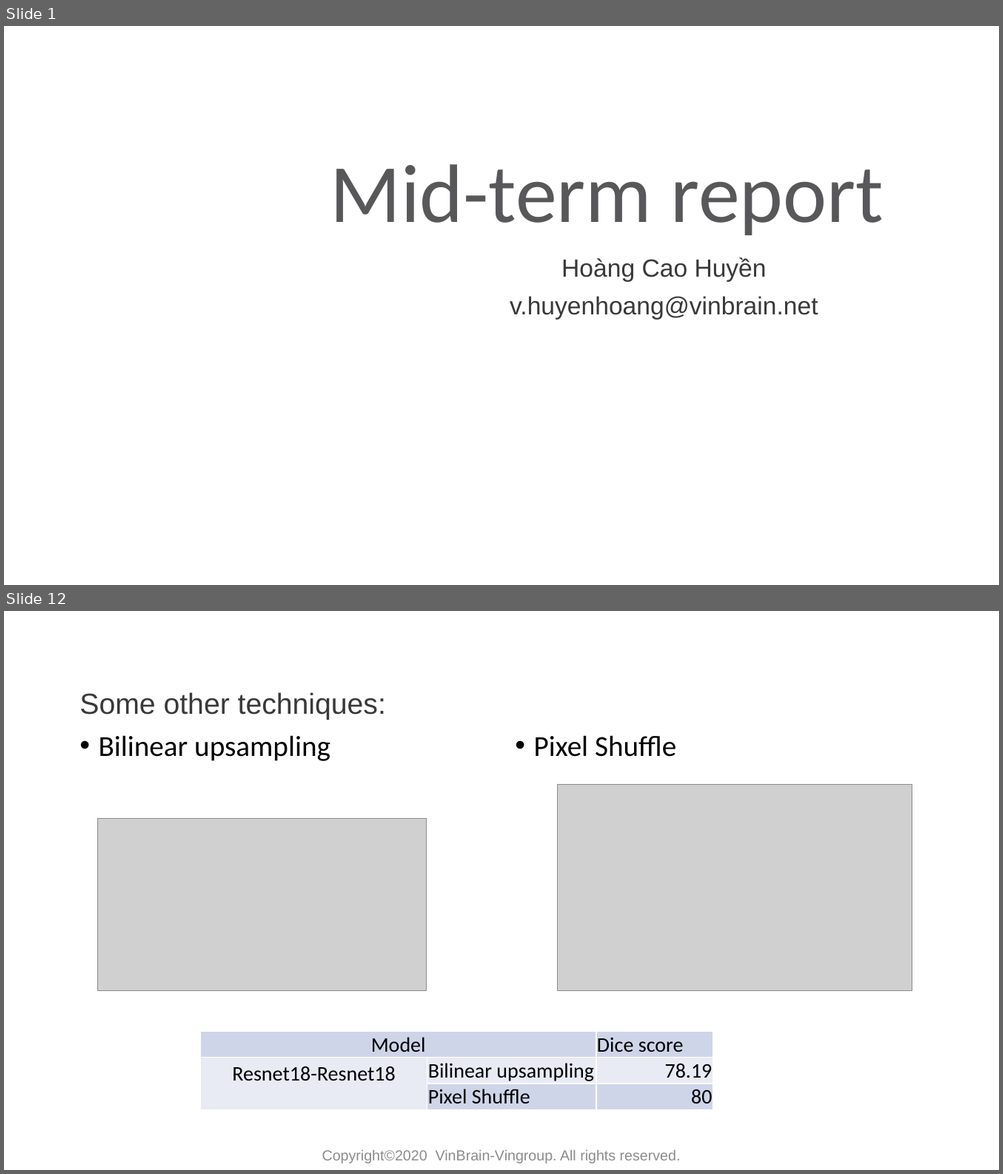
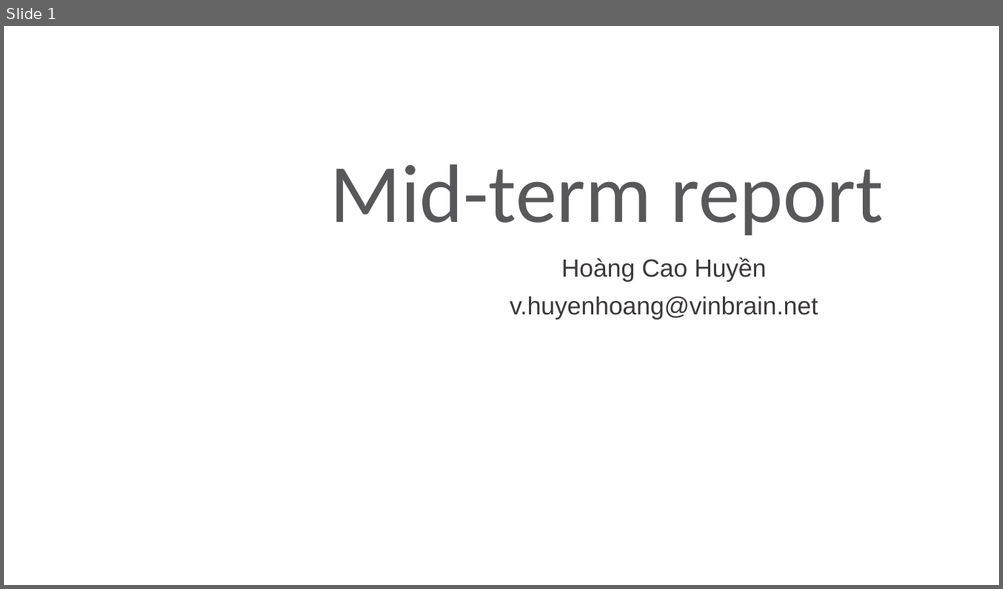
Before and after one commit to huyentls1114/vinbrain-internship, a slide deck: mid_term/mid_term.pptx. Shown one above the other, each under a label of ours: slides 1 and 12 before the commit, slide 1 after it; the slides between them are not shown. The pictures are 1003x1174 and 1003x589 pixels, drawn with LibreOffice and Linux fonts; fonts in the diff are those of the drawing; grey boxes stand for pictures; background and template pictures are left out. Boxes give left, top, right and bottom in pixels: in the first picture for what was removed or moved away, otherwise in the second. Text is boxed around its words. In the diff, an @@ line names an element or a change of style, - is before the commit and + after.

```diff
--- a/mid_term/mid_term.pptx
+++ b/mid_term/mid_term.pptx
@@ slide 12 removed at [4, 611, 999, 1170], background #FFFFFF @@
@@ text removed at [73, 612, 930, 679] @@
-Segmentation problem
@@ text removed at [79, 692, 386, 761] @@
-Some other techniques:
-• Bilinear upsampling
@@ title removed at [79, 701, 496, 741] @@
-Segmentation problem
@@ text removed at [534, 735, 676, 757] @@
-• Pixel Shuffle
@@ picture removed at [558, 785, 912, 991] @@
@@ picture removed at [98, 819, 427, 991] @@
@@ table removed at [200, 1032, 712, 1109], 3 rows, 3 columns @@
-Model |  | Dice score
-Resnet18-Resnet18 | Bilinear upsampling | 78.19
- | Pixel Shuffle | 80
@@ text removed at [322, 1150, 680, 1164] @@
-Copyright©2020 VinBrain-Vingroup. All rights reserved.
```
Also in this commit, not shown: 8 slides changed, 5 slides added, 5 other slides removed, 5 other files.
